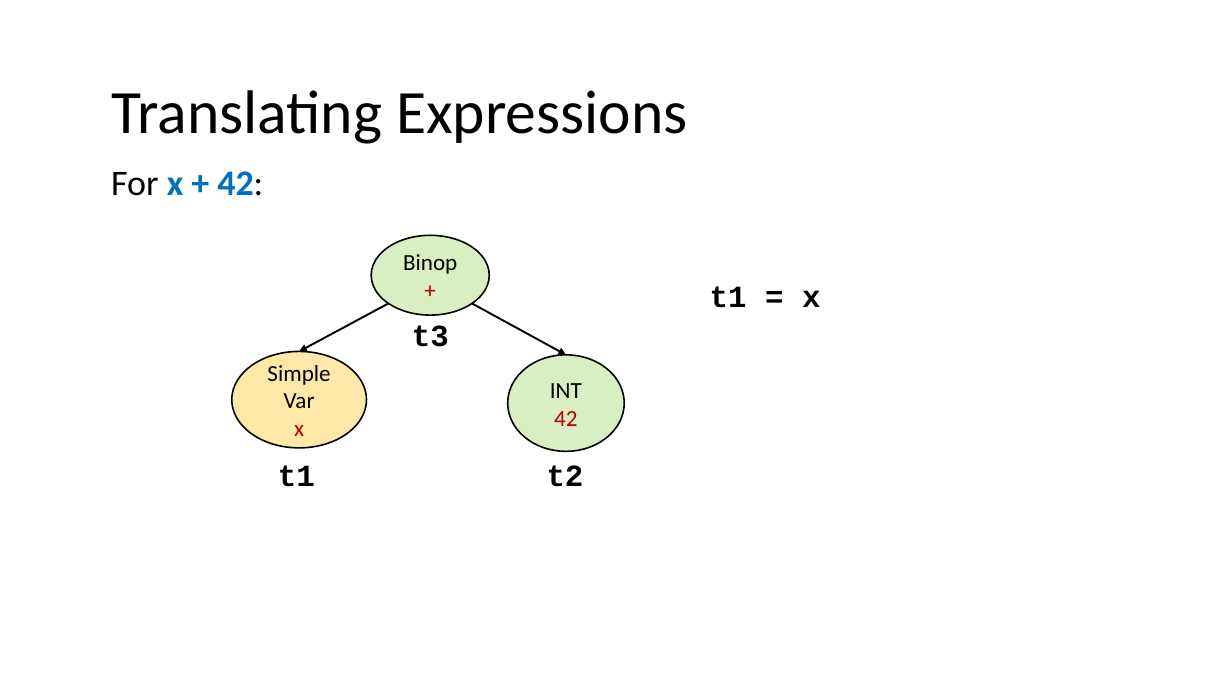
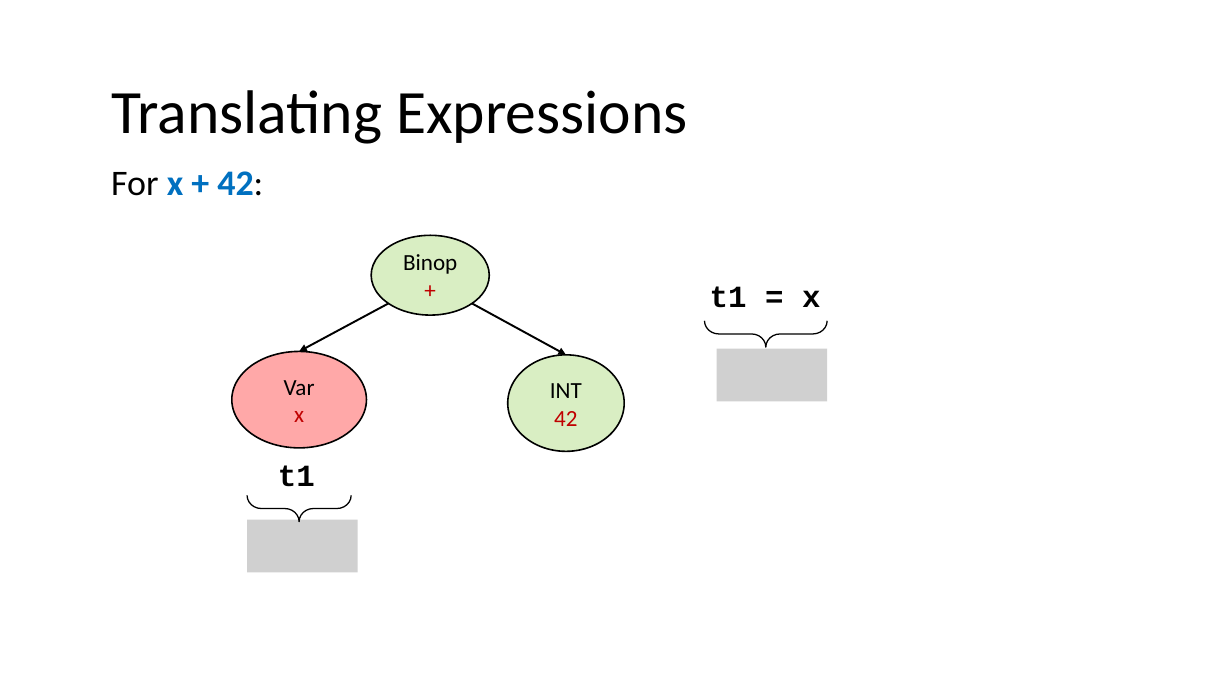
Before and after one commit to nivshani/compilation, a slide deck: slide 15 of slides/IR.pptx (slide 7 before the commit). Drawn at 1232x693 pixels with LibreOffice and Linux fonts; fonts in the diff are those of the drawing; grey boxes stand for pictures. Boxes give left, top, right and bottom in pixels: in the first picture for what was removed or moved away, otherwise in the second. Text is boxed around its words. In the diff, an @@ line names an element or a change of style, - is before the commit and + after.

```diff
--- a/slides/IR.pptx
+++ b/slides/IR.pptx
@@ text removed at (x1=412, y1=325, x2=449, y2=347) @@
-t3
@@ left brace added at (x1=705, y1=321, x2=828, y2=347), outline #000000 1 pt @@
@@ ellipse "Var" at (x1=232, y1=351, x2=367, y2=447): fill #FFC000 at 34% opacity to #FF0000 at 34% opacity @@
@@ picture added at (x1=717, y1=348, x2=828, y2=401) @@
@@ text in ellipse at (x1=267, y1=365, x2=330, y2=385): paragraph removed @@
-Simple
@@ text removed at (x1=547, y1=465, x2=584, y2=487) @@
-t2
@@ left brace added at (x1=247, y1=496, x2=352, y2=522), outline #000000 1 pt @@
@@ picture added at (x1=248, y1=519, x2=359, y2=572) @@
```
Also in this commit, not shown: 33 other slides changed, 16 slides added, 2 slides removed, 1 other file.
